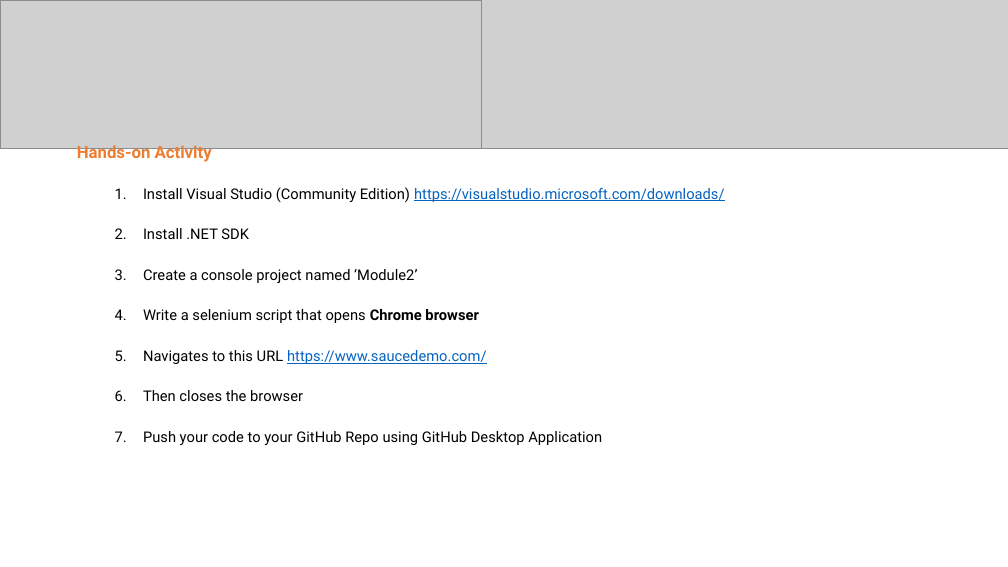
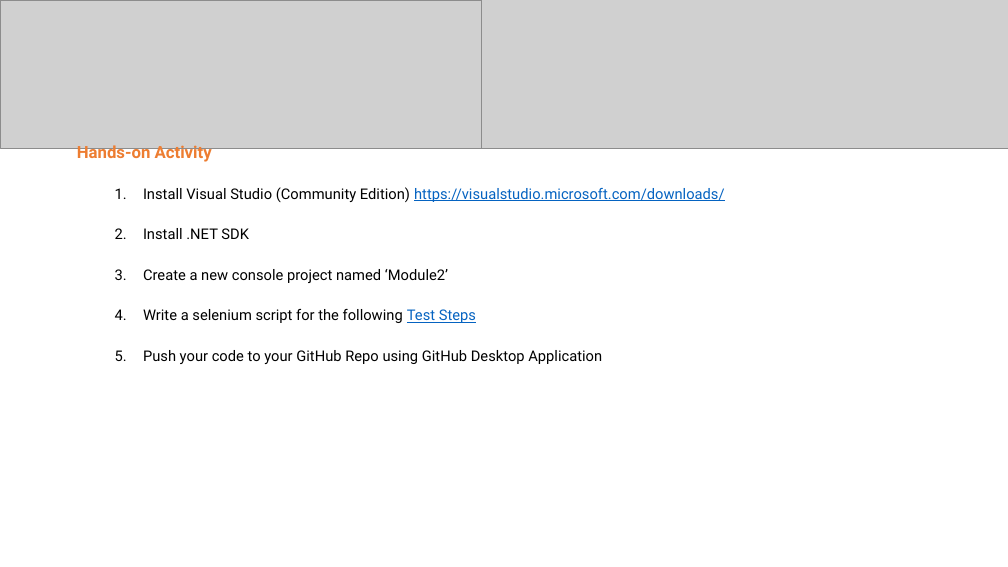
Before and after one commit to jhay0513/ATMBAutoBootCamp, a slide deck: slide 9 of Deck/Module 2 - Setting Up Your Automation Environment.pptx. Drawn at 1008x567 pixels with LibreOffice and Linux fonts; fonts in the diff are those of the drawing; grey boxes stand for pictures. Boxes give left, top, right and bottom in pixels: in the first picture for what was removed or moved away, otherwise in the second. Text is boxed around its words. In the diff, an @@ line names an element or a change of style, - is before the commit and + after.

```diff
--- a/Deck/Module 2 - Setting Up Your Automation Environment.pptx
+++ b/Deck/Module 2 - Setting Up Your Automation Environment.pptx
@@ text at box(143, 269, 476, 323): text changed @@
-  3. Create a console project named ‘Module2’
-  4. Write a selenium script that opens Chrome browser
-  5. Navigates to this URL https://www.saucedemo.com/
-  6. Then closes the browser
+  3. Create a new console project named ‘Module2’
+  4. Write a selenium script for the following Test Steps
```
Also in this commit, not shown: 1 slide added, 1 other file.
